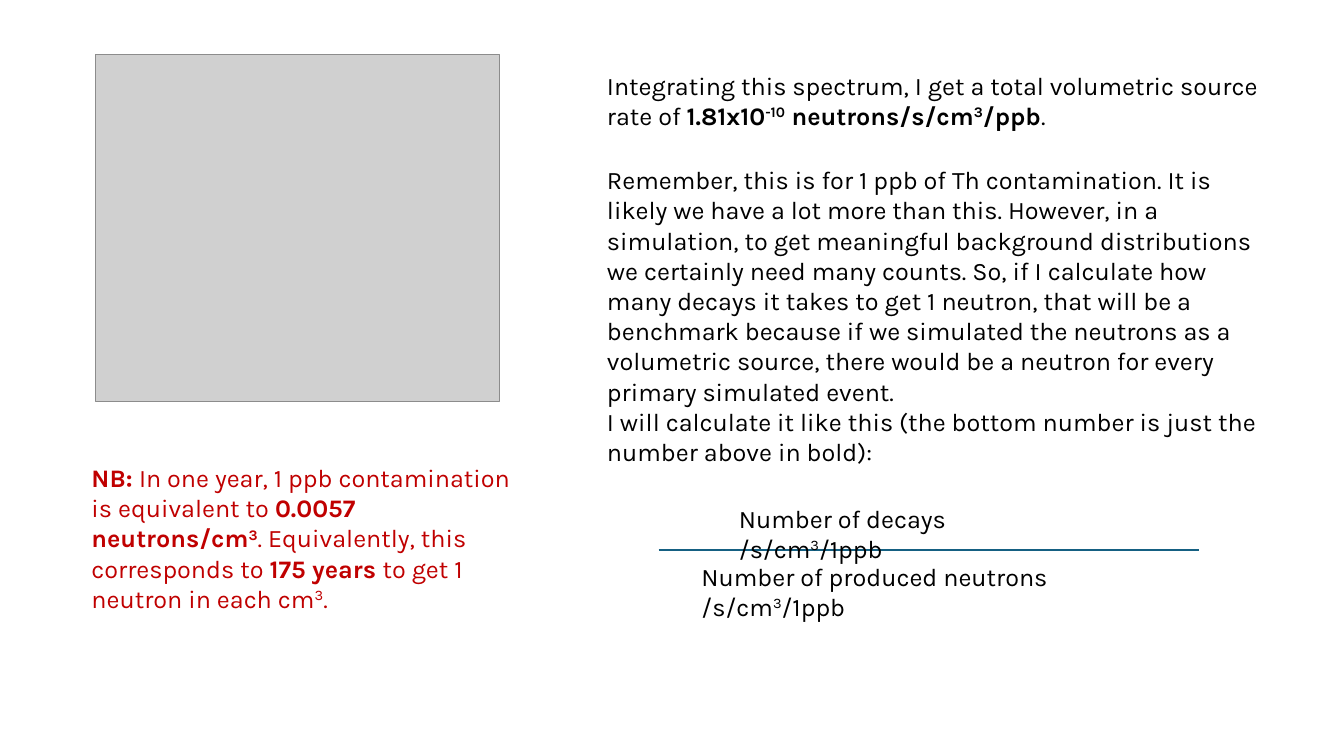
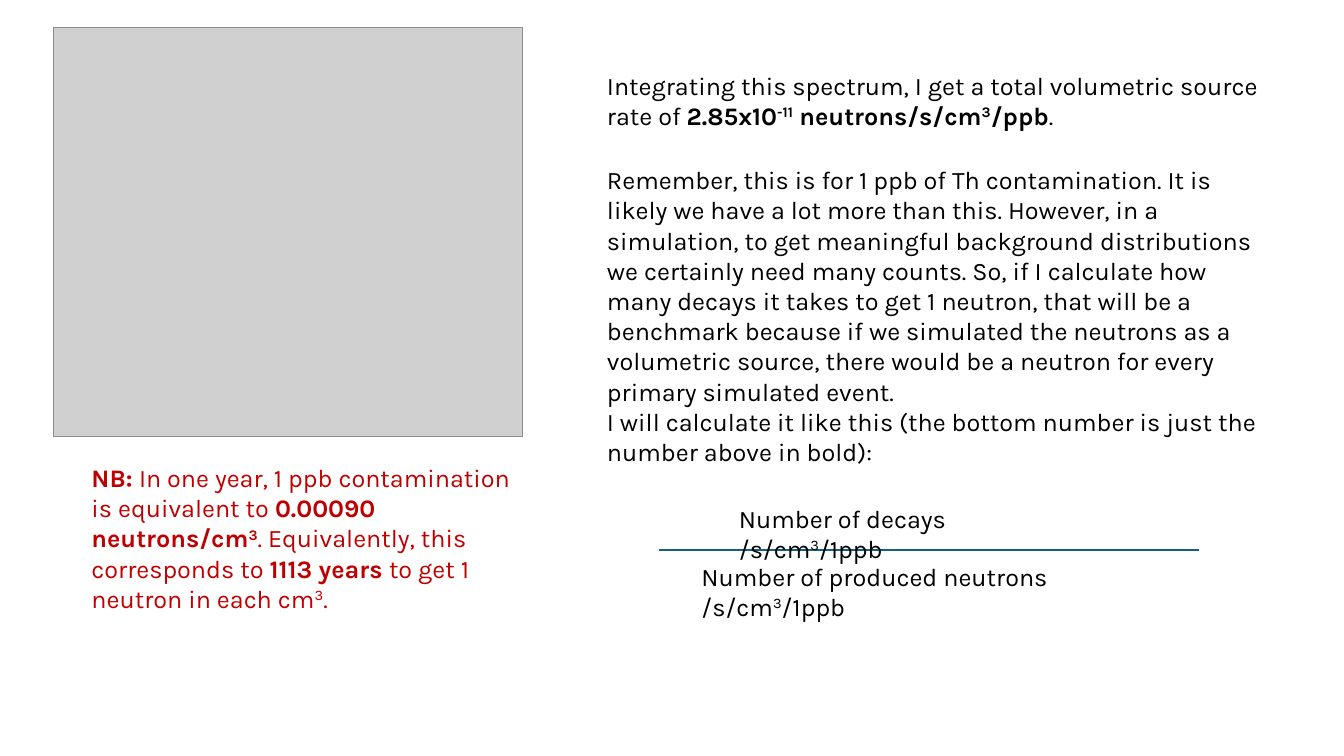
Before and after one commit to villano-lab/n-elec-scattering, a slide deck: slide 2 of 2-Flux/bknds_notes/an-simulation.pptx. Drawn at 1344x756 pixels with LibreOffice and Linux fonts; fonts in the diff are those of the drawing; grey boxes stand for pictures. Boxes give left, top, right and bottom in pixels: in the first picture for what was removed or moved away, otherwise in the second. Text is boxed around its words. In the diff, an @@ line names an element or a change of style, - is before the commit and + after.

```diff
--- a/2-Flux/bknds_notes/an-simulation.pptx
+++ b/2-Flux/bknds_notes/an-simulation.pptx
@@ picture: place and size @@
-picture at box(96, 54, 499, 401)
+picture at box(53, 28, 522, 438)
@@ text at box(607, 77, 1257, 131): text changed @@
-Integrating this spectrum, I get a total volumetric source rate of 1.81x10-10 neutrons/s/cm3/ppb.
+Integrating this spectrum, I get a total volumetric source rate of 2.85x10-11 neutrons/s/cm3/ppb.
@@ text at box(91, 469, 510, 609): text changed @@
-NB: In one year, 1 ppb contamination is equivalent to 0.0057 neutrons/cm3. Equivalently, this corresponds to 175 years to get 1 neutron in each cm3.
+NB: In one year, 1 ppb contamination is equivalent to 0.00090 neutrons/cm3. Equivalently, this corresponds to 1113 years to get 1 neutron in each cm3.
```
Also in this commit, not shown: 4 other slides changed, 1 other file.
